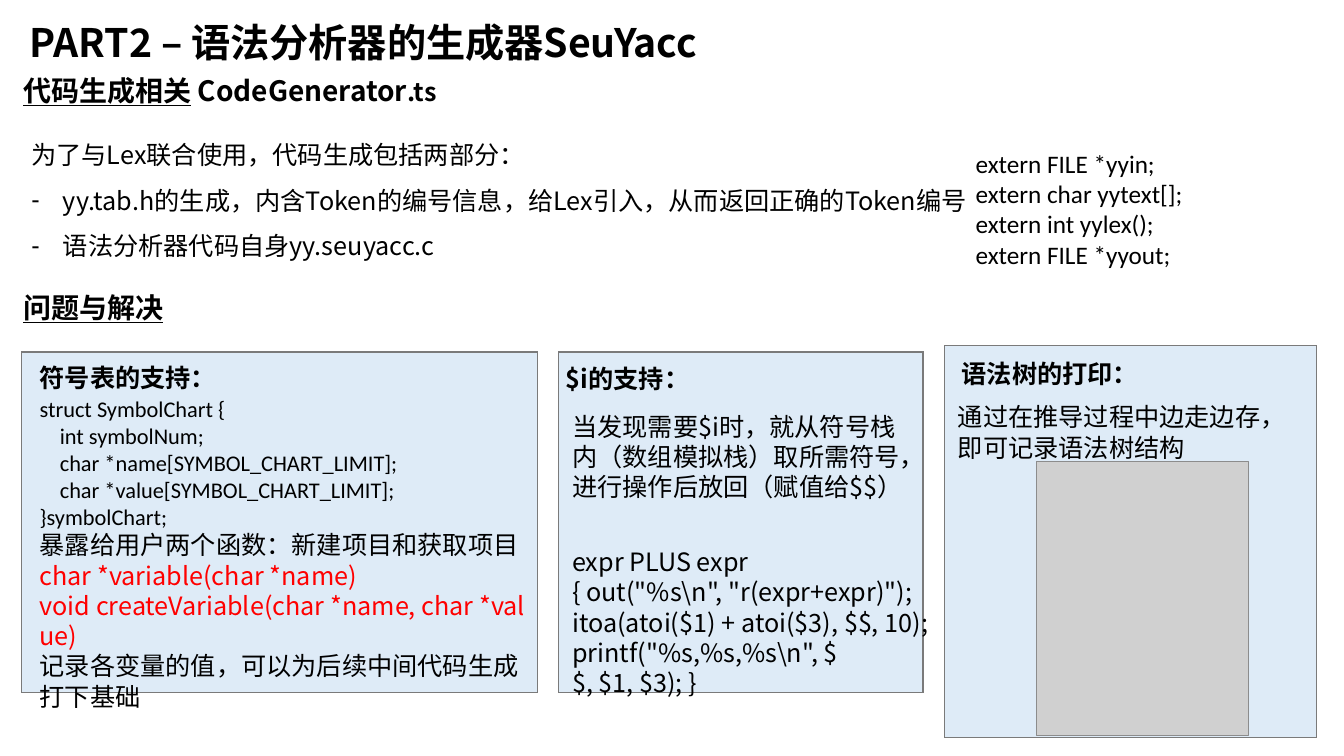
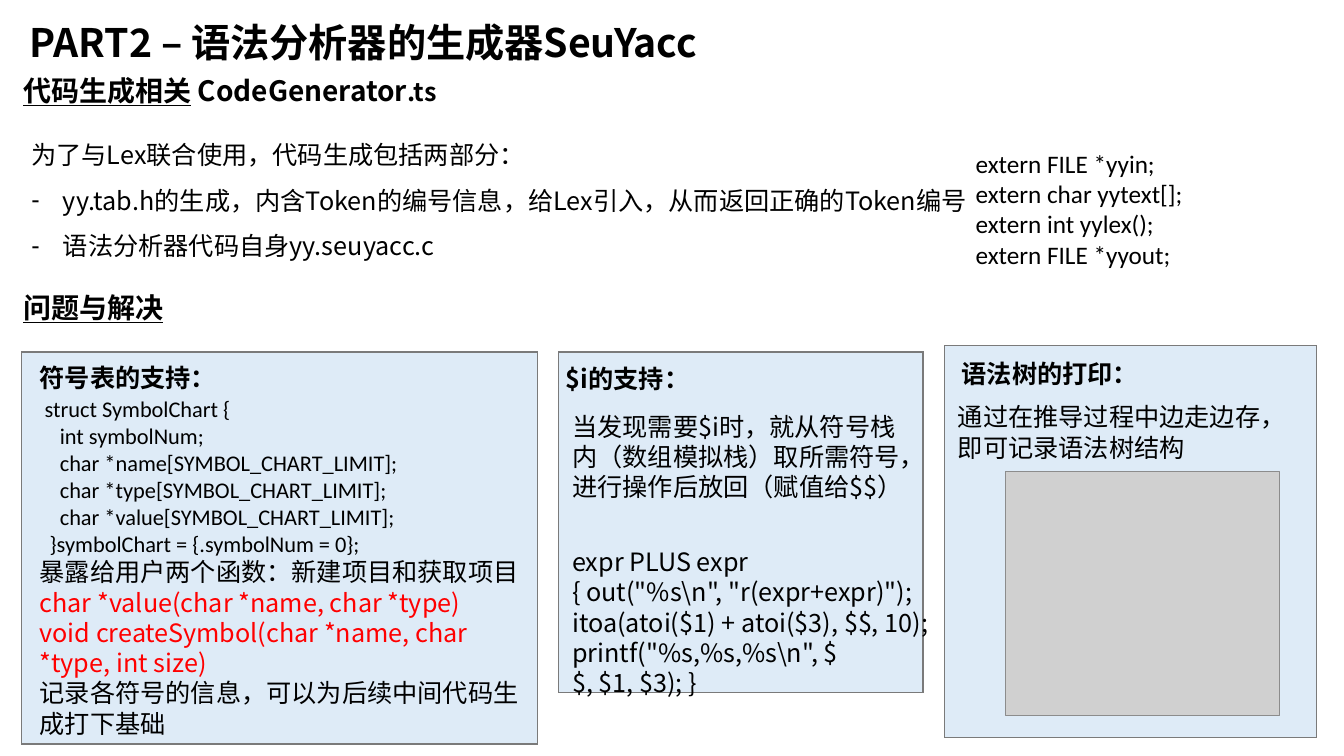
Before and after one commit to z0gSh1u/seu-lex-yacc, a slide deck: slide 19 of doc/答辩Slides.pptx. Drawn at 1344x756 pixels with LibreOffice and Linux fonts; fonts in the diff are those of the drawing; grey boxes stand for pictures. Boxes give left, top, right and bottom in pixels: in the first picture for what was removed or moved away, otherwise in the second. Text is boxed around its words. In the diff, an @@ line names an element or a change of style, - is before the commit and + after.

```diff
--- a/doc/答辩Slides.pptx
+++ b/doc/答辩Slides.pptx
@@ rectangle resized from (x1=21, y1=352, x2=537, y2=693) to (x1=21, y1=352, x2=537, y2=744) @@
@@ picture resized from (x1=1036, y1=462, x2=1249, y2=736) to (x1=1006, y1=472, x2=1280, y2=717) @@
@@ text at (x1=60, y1=481, x2=386, y2=502): paragraph added @@
+char *type[SYMBOL_CHART_LIMIT];
@@ text at (x1=50, y1=535, x2=359, y2=556): text changed @@
-}symbolChart;
+}symbolChart = {.symbolNum = 0};
@@ text at (x1=40, y1=591, x2=519, y2=735): text changed @@
-char *variable(char *name)
-void createVariable(char *name, char *value)
-记录各变量的值，可以为后续中间代码生成打下基础
+char *value(char *name, char *type)
+void createSymbol(char *name, char *type, int size)
+记录各符号的信息，可以为后续中间代码生成打下基础
```
Also in this commit, not shown: 3 other slides changed, 2 other files.
